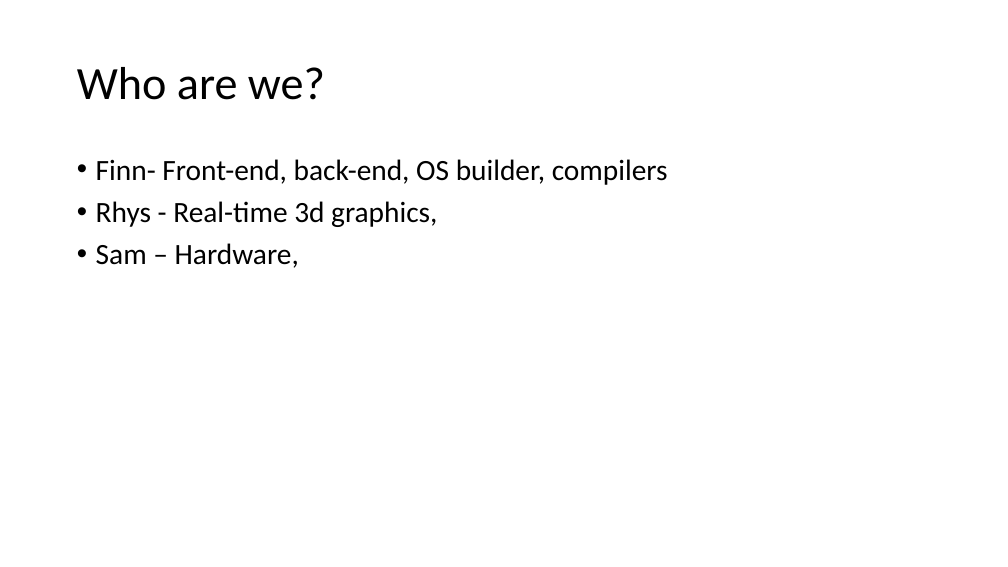
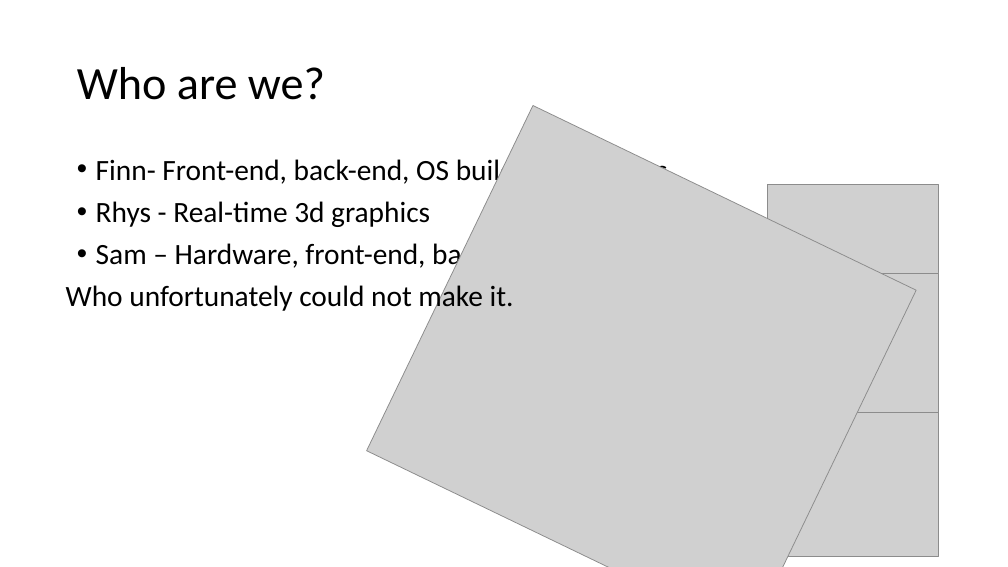
Before and after one commit to dartydevil/Crazy-monkey-artwork, a slide deck: slide 2 of Presentation/The Crazy Monkeys.pptx. Drawn at 1008x567 pixels with LibreOffice and Linux fonts; fonts in the diff are those of the drawing; grey boxes stand for pictures. Boxes give left, top, right and bottom in pixels: in the first picture for what was removed or moved away, otherwise in the second. Text is boxed around its words. In the diff, an @@ line names an element or a change of style, - is before the commit and + after.

```diff
--- a/Presentation/The Crazy Monkeys.pptx
+++ b/Presentation/The Crazy Monkeys.pptx
@@ picture added at box(367, 106, 917, 567) @@
@@ text at box(96, 201, 541, 272): text changed @@
-• Rhys - Real-time 3d graphics,
-• Sam – Hardware,
+• Rhys - Real-time 3d graphics
+• Sam – Hardware, front-end, back-end
@@ picture added at box(768, 185, 939, 557) @@
@@ text added at box(66, 281, 514, 313), 28 pt, text #000000 @@
+Who unfortunately could not make it.
@@ picture added at box(801, 273, 939, 413) @@
```
Also in this commit, not shown: 1 other slide changed, 8 slides added, 1 slide removed.
